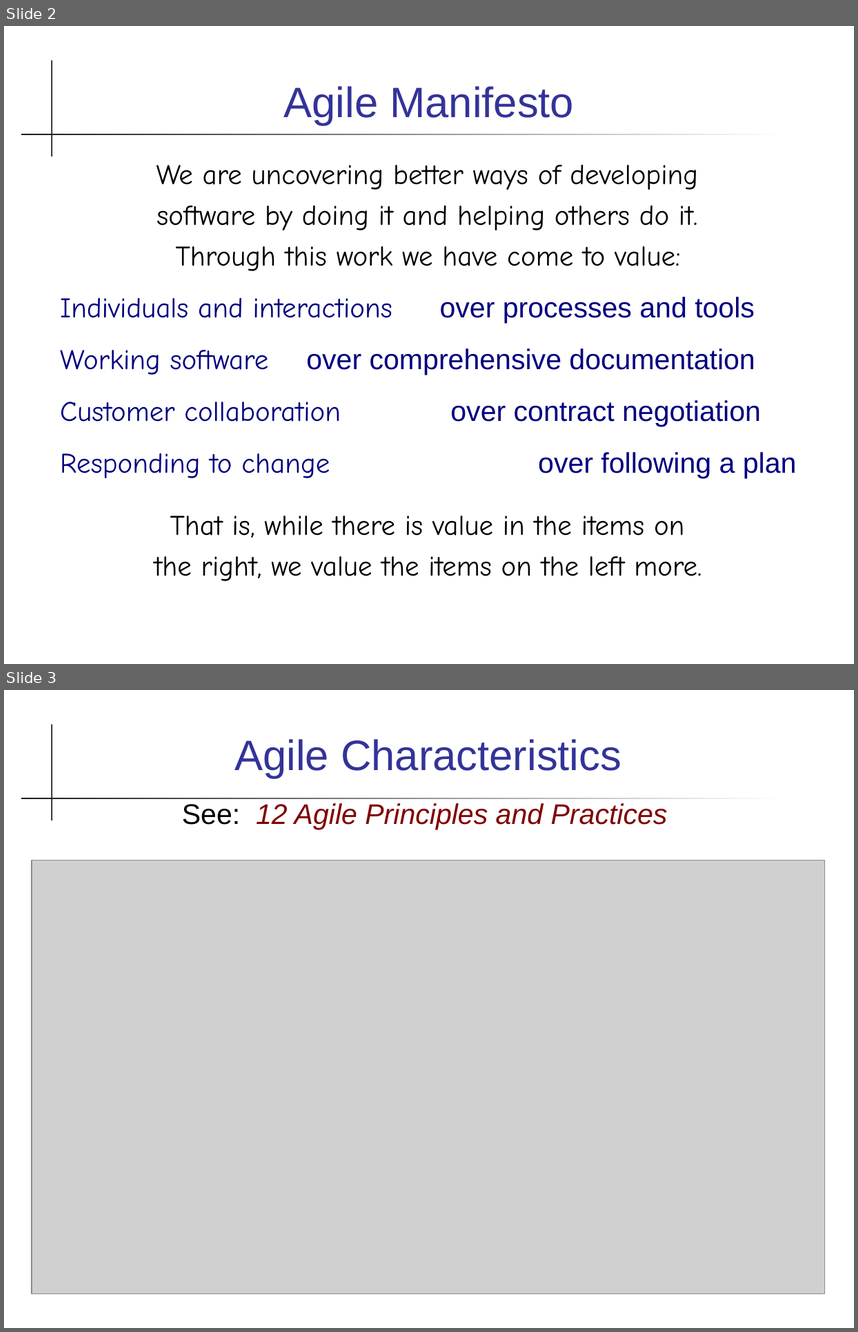
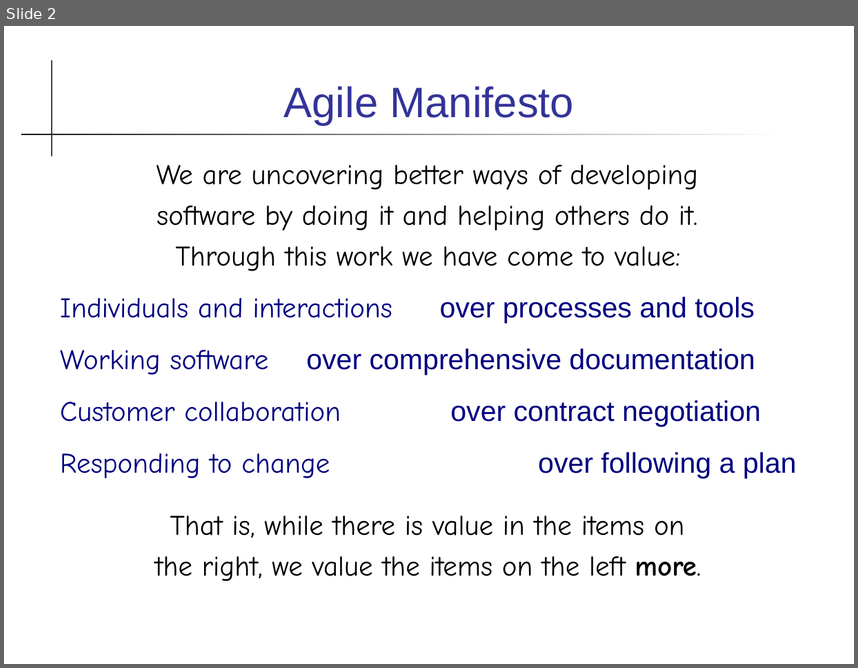
Before and after one commit to cpske/ISP, a slide deck: agile/Agile.ppt. Shown one above the other, each under a label of ours: slides 2 and 3 before the commit, slide 2 after it. The pictures are 858x1332 and 858x668 pixels, drawn with LibreOffice and Linux fonts; fonts in the diff are those of the drawing; grey boxes stand for pictures. Boxes give left, top, right and bottom in pixels: in the first picture for what was removed or moved away, otherwise in the second. Text is boxed around its words. In the diff, an @@ line names an element or a change of style, - is before the commit and + after.

Commit message:
minor change in Agile stuff

```diff
--- a/agile/Agile.ppt
+++ b/agile/Agile.ppt
@@ slide 3 removed at [4, 690, 854, 1328], background #FFFFFF; not listed: 2 template elements that a slide beside it also shows @@
@@ title removed at [234, 739, 622, 778] @@
-Agile Characteristics
@@ text removed at [182, 803, 668, 829] @@
-See: 12 Agile Principles and Practices
@@ picture removed at [31, 860, 824, 1294] @@
@@ slide 2 changed as well @@
@@ text at [155, 515, 701, 581]: bold on in "more." @@
```
Also in this commit, not shown: 1 other slide changed, 10 slides added, 1 other slide removed, 8 other files.
